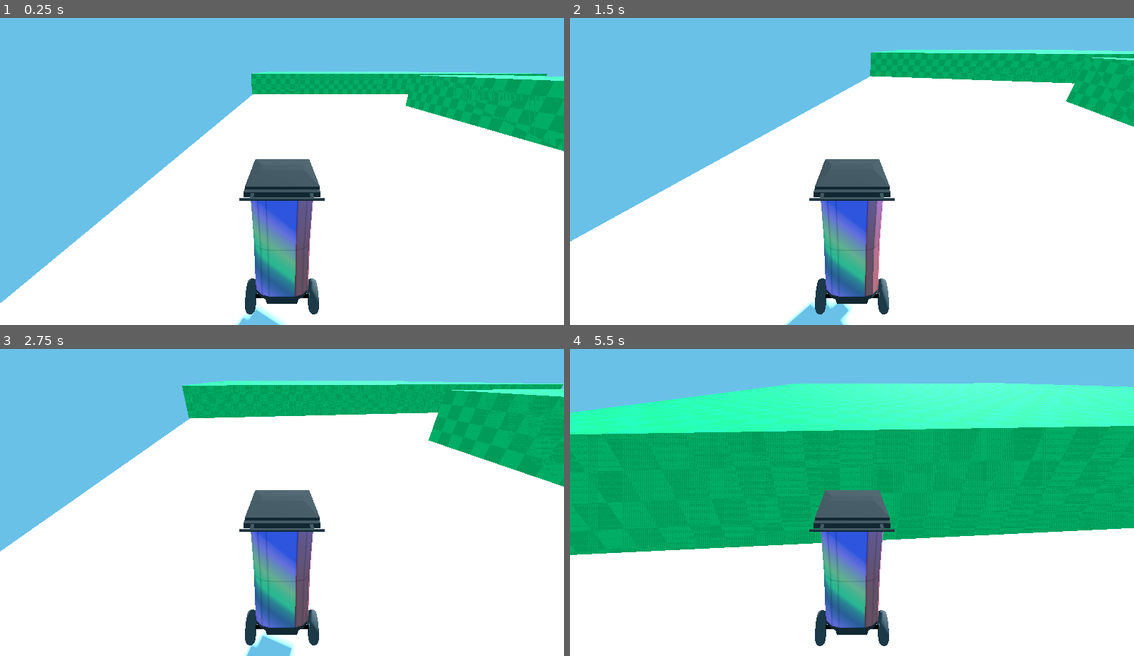
Above: before the commit, frames 1-4 (two rows, left to right).
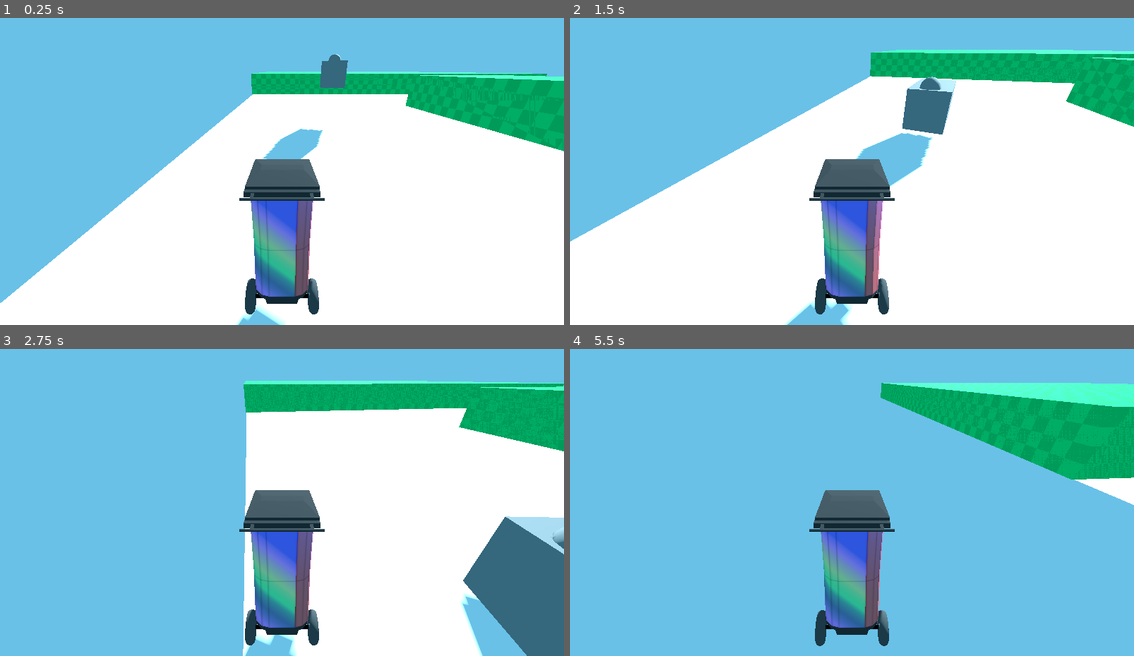
Above: after the commit, the same moments.

Repository: wagenrace/return-to-sender
Game: Godot game, scene res://world.tscn
Same seed, same stepped clock (60 frames per second), same inputs: the game is played once before the commit and once after it.
Inputs (mouse positions are in pixels of both pictures, inside the frame that each line leads up to):
- Up to frame 1 (0.25 s): no input
- Up to frame 2 (1.5 s): tap Enter at 0.5 s; move the mouse to (880, 165) at 0.52 s; hold W (move_forward) from 0.53 s (still down); move the mouse to (823, 168) at 1.27 s
- Up to frame 3 (2.75 s): keep holding W (move_forward); move the mouse to (293, 493) at 2.02 s
- Up to frame 4 (5.5 s): keep holding W (move_forward); move the mouse to (846, 502) at 2.77 s; move the mouse to (891, 502) at 3.52 s; move the mouse to (806, 493) at 4.27 s; move the mouse to (857, 496) at 5.02 s

The runs differ from the first frame. In frame 1, 1.1% of the frame differs, in the area x 46-62%, y 11-46%; in frame 2, 2.6%; in frame 3, 38%; in frame 4, 76%, in the area x 0-100%, y 11-100%.

Commit message:
Tom/add-enemy (#6)

Diff:
--- a/enemy_ram.gd
+++ b/enemy_ram.gd
@@ -2,12 +2,11 @@
 
 
 const SPEED = 2.5
+const PUSH_VELOCITY = 10
 const ACCEL = 10
-const JUMP_VELOCITY = 4.5
 var player
 
 @onready var nav: NavigationAgent3D = $NavigationAgent3D
-
 
 func _ready():
 	player = get_tree().get_root().get_node("World").get_node("Player")
@@ -17,11 +16,14 @@
 
 
 func _physics_process(delta):
-
 	var direction = Vector3()
 	if player:
 		var player_pos = player.get_position()
 		nav.target_position = player_pos
+
+		# Rotation: Make sure the boat is pointing at the player at all times
+		var angle = atan2(position.x - player_pos.x, position.z - player_pos.z)
+		rotation = Vector3(0, angle, 0)
 
 	direction = nav.get_next_path_position() - global_position
 	direction = direction.normalized()
@@ -32,5 +34,5 @@
 	if collision:
 		var collider = collision.get_collider()
 		if collider == player:
-			player.velocity.x = velocity.x
-			player.velocity.y = velocity.y
+			var player_target_speed = direction * PUSH_VELOCITY
+			player.velocity = player_target_speed
--- a/enemy_ram.tscn
+++ b/enemy_ram.tscn
@@ -21,3 +21,6 @@
 size = Vector3(1, 1, 2.0228)
 
 [node name="NavigationAgent3D" type="NavigationAgent3D" parent="."]
+
+[node name="CSGSphere3D" type="CSGSphere3D" parent="."]
+transform = Transform3D(0.5, 0, 0, 0, 0.5, 0, 0, 0, 0.5, 0.0119123, 0.500823, -0.697416)
--- a/world.tscn
+++ b/world.tscn
@@ -110,3 +110,6 @@
 
 [node name="EnemyRam" parent="Enemies" instance=ExtResource("4_vixoe")]
 transform = Transform3D(-0.0340274, 0, 0.999421, 0, 1, 0, -0.999421, 0, -0.0340274, 8.03603, 1.5383, -18.76)
+
+[node name="EnemyRam2" parent="Enemies" instance=ExtResource("4_vixoe")]
+transform = Transform3D(-0.997684, 0, -0.0680154, 0, 1, 0, 0.0680154, 0, -0.997684, 9.53332, 3.53954, -6.0442)
